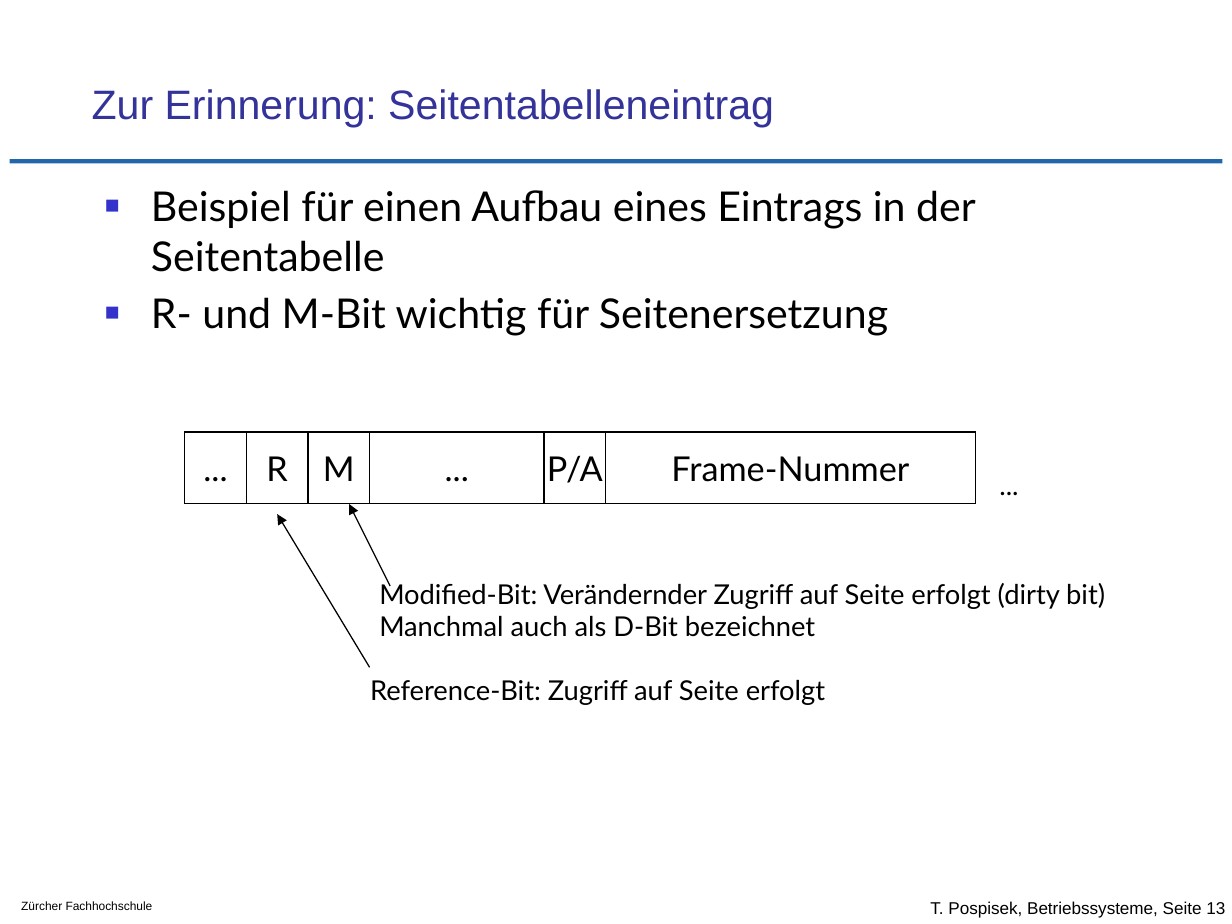
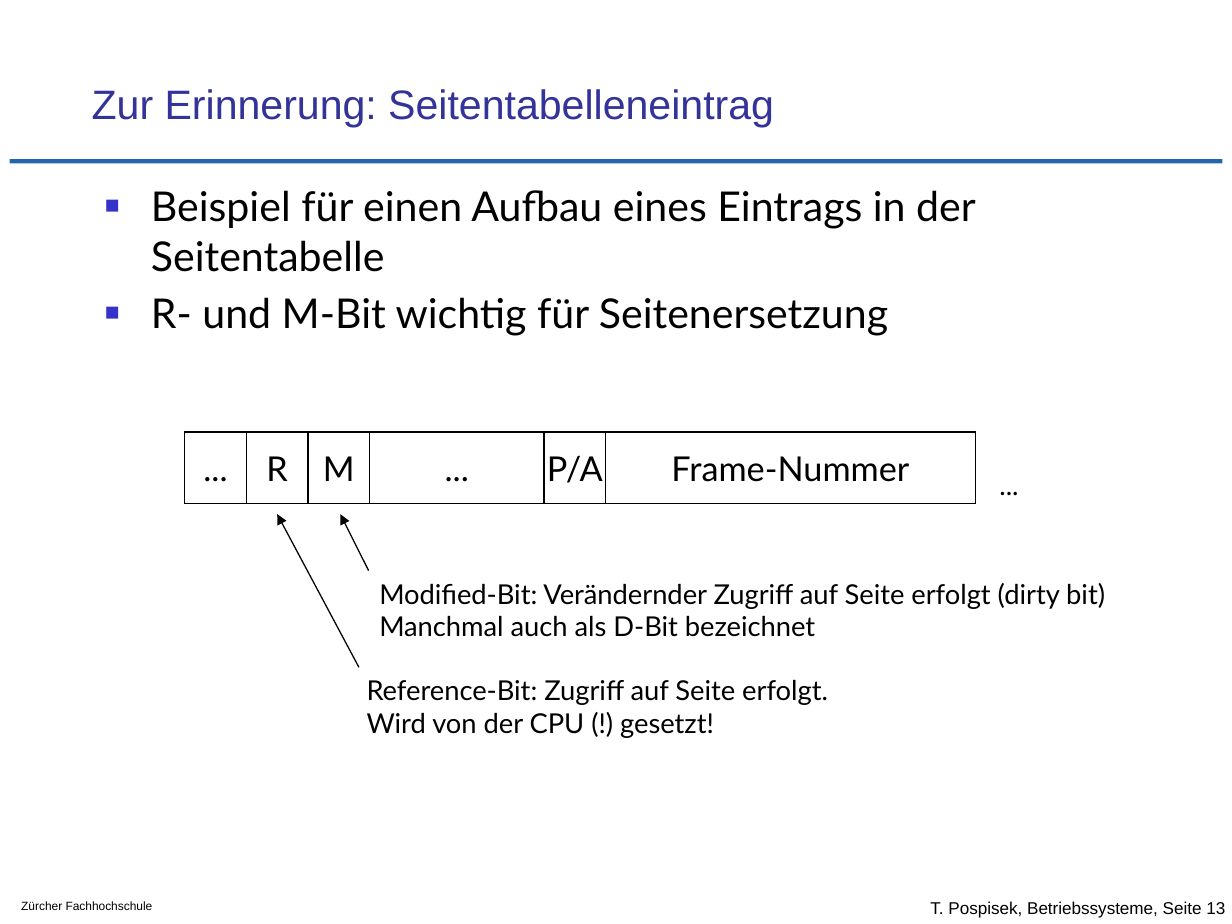
Before and after one commit to tpo/betriebssysteme, a slide deck: slide 13 of 11_Speicherverwaltung_Strategien.odp. Drawn at 1232x924 pixels with LibreOffice and Linux fonts; fonts in the diff are those of the drawing; background and template pictures are left out. Boxes give left, top, right and bottom in pixels: in the first picture for what was removed or moved away, otherwise in the second. Text is boxed around its words. In the diff, an @@ line names an element or a change of style, - is before the commit and + after.

```diff
--- a/11_Speicherverwaltung_Strategien.odp
+++ b/11_Speicherverwaltung_Strategien.odp
@@ arrow moved from (370, 668) - (277, 514) to (359, 668) - (277, 514) @@
@@ arrow moved from (391, 586) - (349, 504) to (368, 570) - (340, 514) @@
@@ text at (367, 680, 828, 738): text changed @@
-Reference-Bit: Zugriff auf Seite erfolgt
+Reference-Bit: Zugriff auf Seite erfolgt.
+Wird von der CPU (!) gesetzt!
```
Also in this commit, not shown: 4 other slides changed.
